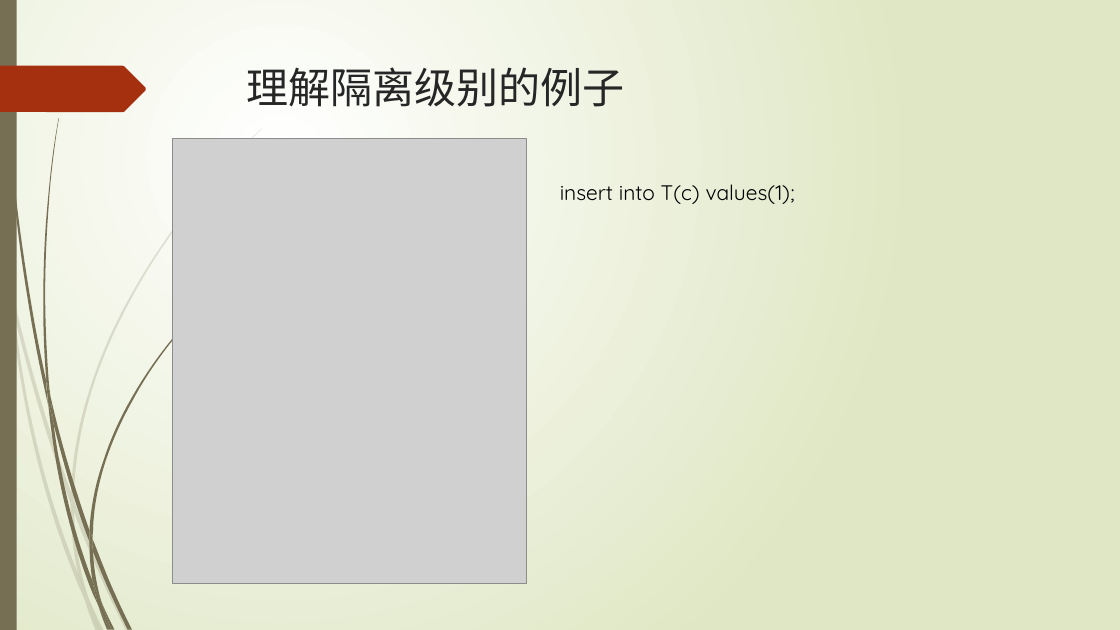
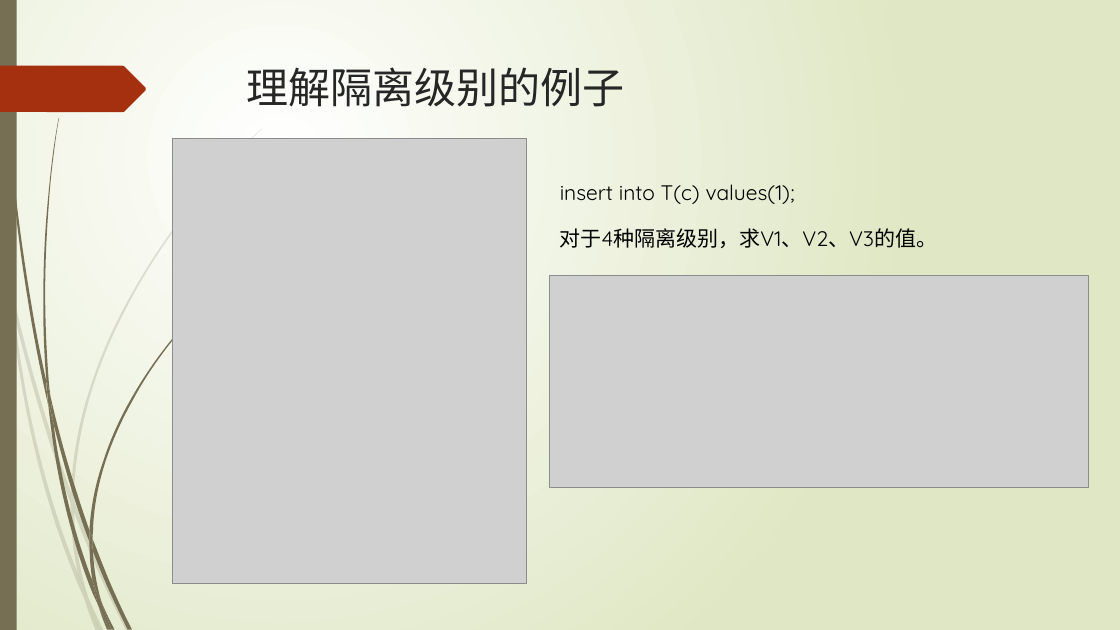
Before and after one commit to TopSpoofer/learning, a slide deck: slide 18 of mysql/mysql的事务实现.pptx (slide 17 before the commit). Drawn at 1120x630 pixels with LibreOffice and Linux fonts; fonts in the diff are those of the drawing; grey boxes stand for pictures. Boxes give left, top, right and bottom in pixels: in the first picture for what was removed or moved away, otherwise in the second. Text is boxed around its words. In the diff, an @@ line names an element or a change of style, - is before the commit and + after.

```diff
--- a/mysql/mysql的事务实现.pptx
+++ b/mysql/mysql的事务实现.pptx
@@ text added at bbox=[560, 228, 937, 248], 18 pt, text #000000 @@
+对于4种隔离级别，求V1、V2、V3的值。
@@ picture added at bbox=[549, 276, 1088, 487] @@
```
Also in this commit, not shown: 2 other slides changed, 1 slide added.
